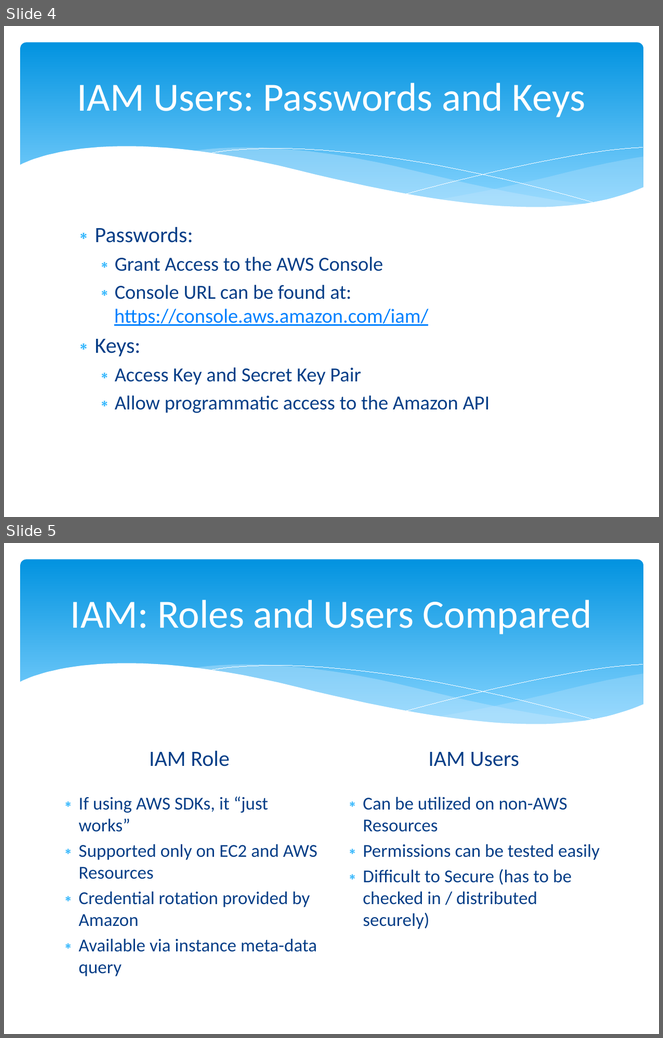
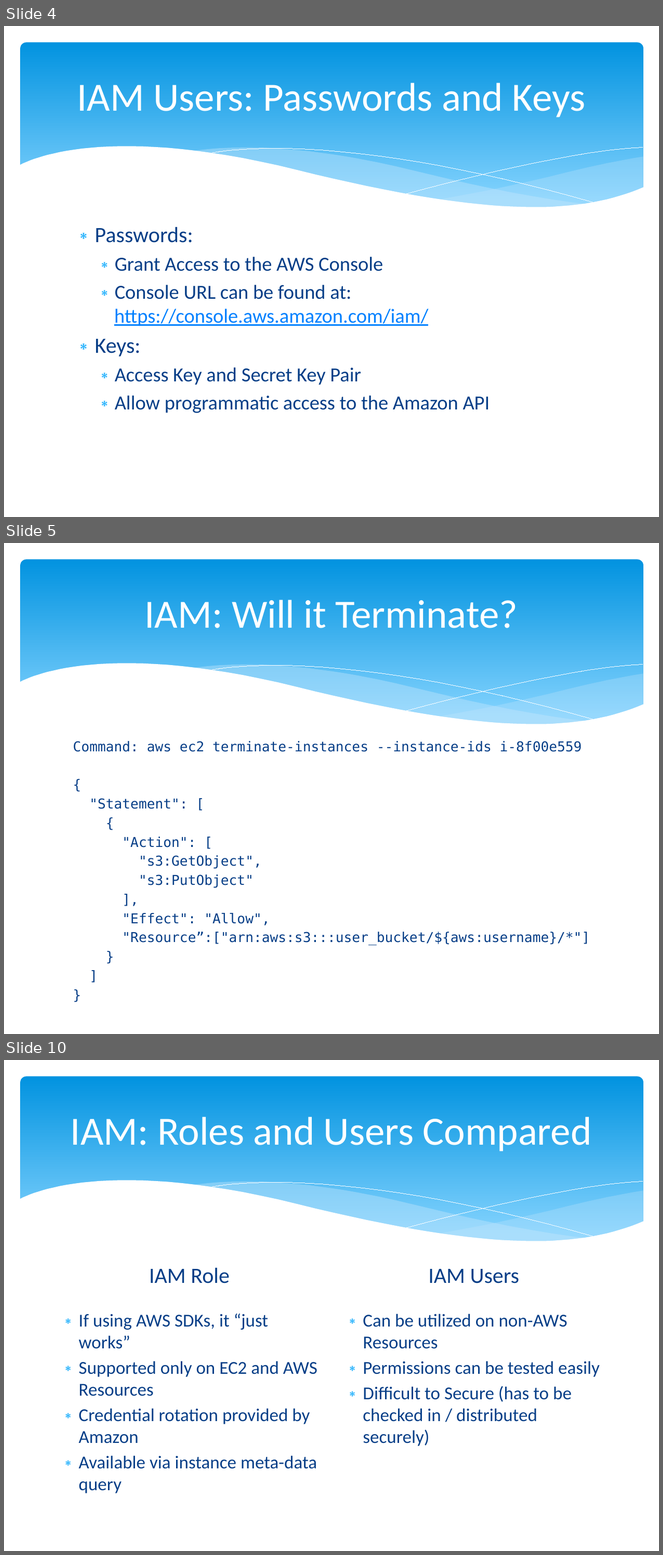
Before and after one commit to cloudavail/awstraining, a slide deck: aws-iam/aws-iam.pptx. Shown one above the other, each under a label of ours: slides 4 and 5 before the commit, slides 4, 5 and 10 after it; the slides between them are not shown. The pictures are 663x1038 and 663x1555 pixels, drawn with LibreOffice and Linux fonts; fonts in the diff are those of the drawing. Boxes give left, top, right and bottom in pixels: in the first picture for what was removed or moved away, otherwise in the second. Text is boxed around its words. In the diff, an @@ line names an element or a change of style, - is before the commit and + after.

```diff
--- a/aws-iam/aws-iam.pptx
+++ b/aws-iam/aws-iam.pptx
@@ slide 5 added at bbox=[4, 543, 659, 1034], background #FFFFFF; not listed: 6 template elements that a slide beside it also shows @@
@@ title added at bbox=[145, 600, 518, 628], 44 pt, text #FFFFFF @@
+IAM: Will it Terminate?
@@ text added at bbox=[73, 741, 590, 945], 15 pt, text #073E87 @@
+Command: aws ec2 terminate-instances --instance-ids i-8f00e559
+{
+"Statement": [
+{
+"Action": [
+"s3:GetObject",
+"s3:PutObject"
+],
+"Effect": "Allow",
+"Resource”:["arn:aws:s3:::user_bucket/${aws:username}/*"]
+}
+]
+}
@@ what was slide 5 is now slide 10 @@
```
Also in this commit, not shown: 4 other slides added, 3 other files.
